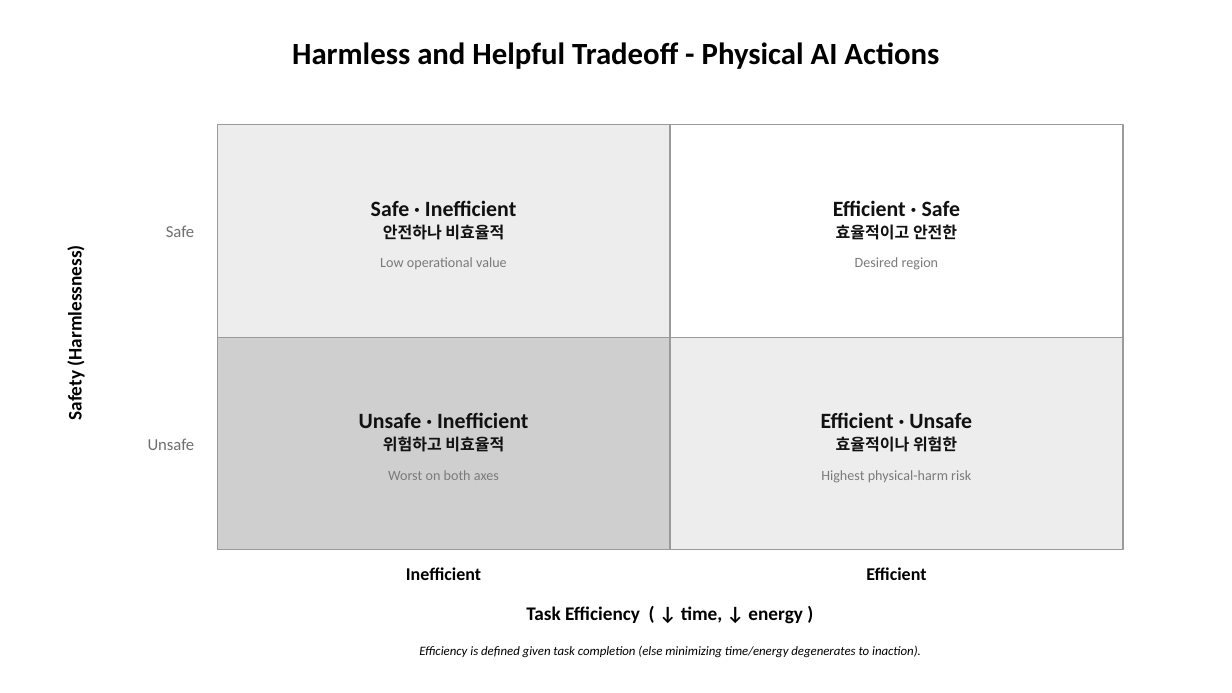
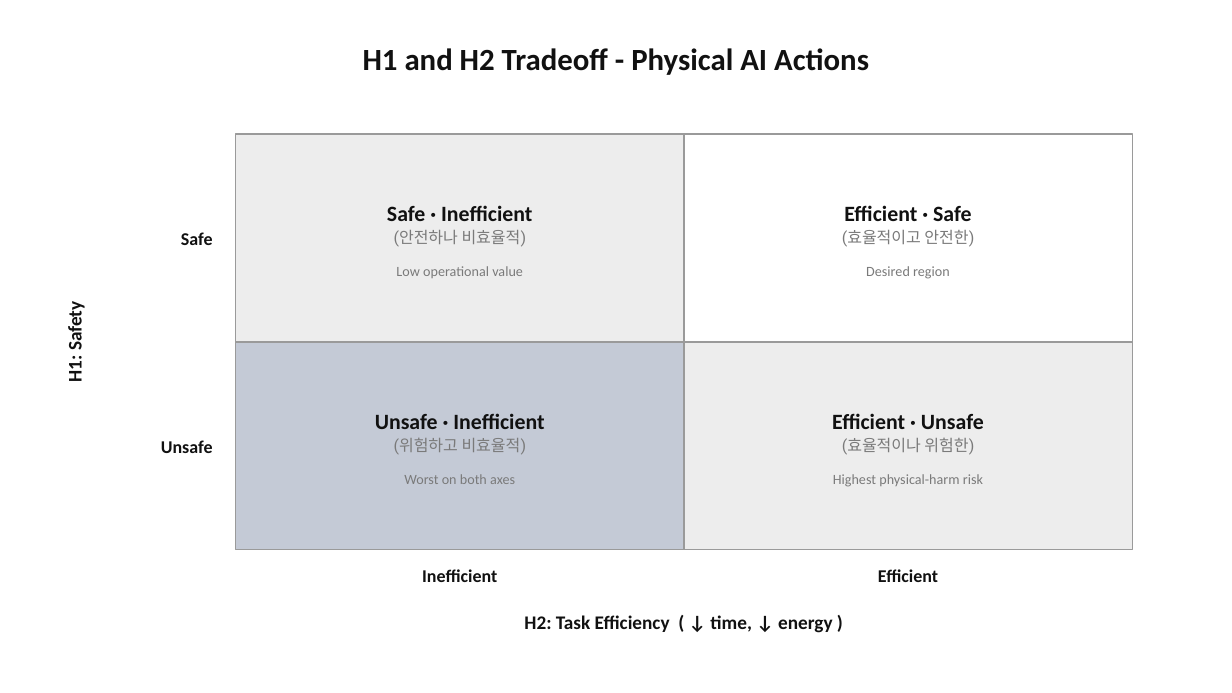
Before and after one commit to deep1003/Physical-AI-Risk-Taxonomy, a slide deck: slide 1 of output/guardrail_matrix.pptx. Drawn at 1232x693 pixels with LibreOffice and Linux fonts; fonts in the diff are those of the drawing. Boxes give left, top, right and bottom in pixels: in the first picture for what was removed or moved away, otherwise in the second. Text is boxed around its words. In the diff, an @@ line names an element or a change of style, - is before the commit and + after.

Commit message:
Finalize H1-H2 trade-off matrix (H1/H2 axis labels, gray parenthesized KR, slate Unsafe-Inefficient cell)

```diff
--- a/output/guardrail_matrix.pptx
+++ b/output/guardrail_matrix.pptx
@@ text at (363,48,869,75): text changed; text colour #000000 to #111111 @@
-Harmless and Helpful Tradeoff - Physical AI Actions
+H1 and H2 Tradeoff - Physical AI Actions
@@ text "Safe" at (181,232,213,245): size 13 to 14 pt, text colour #6F6F6F to #111111, bold on @@
@@ text "Safe": place and size @@
-text "Safe" at (166,225,194,237)
+text "Safe" at (181,232,213,245)
@@ text "Safe · Inefficient": place and size @@
-text "Safe · Inefficient" at (371,200,516,240)
+text "Safe · Inefficient" at (387,205,532,278)
@@ rectangle: place and size @@
-rectangle at (217,125,670,337)
+rectangle at (236,134,684,342)
@@ text "Efficient · Safe": place and size @@
-text "Efficient · Safe" at (833,200,961,240)
+text "Efficient · Safe" at (842,230,974,279)
@@ rectangle: place and size @@
-rectangle at (670,125,1123,337)
+rectangle at (684,134,1132,342)
@@ text at (387,205,532,278): line spacing 1.1 to 1.12 @@
@@ text at (394,230,527,247): text changed; text colour #111111 to #7A7A7A; bold off @@
-안전하나 비효율적
+(안전하나 비효율적)
@@ text at (842,230,974,247): text changed; text colour #111111 to #7A7A7A; bold off @@
-효율적이고 안전한
+(효율적이고 안전한)
@@ text at (866,266,950,279): line spacing 1.1 to 1.12 @@
@@ text at (63,306,86,381): text changed; text colour #000000 to #111111 @@
-Safety (Harmlessness)
+H1: Safety
@@ text "Unsafe": place and size @@
-text "Unsafe" at (148,438,195,450)
+text "Unsafe" at (161,440,213,453)
@@ text "Unsafe" at (161,440,213,453): size 13 to 14 pt, text colour #6F6F6F to #111111, bold on @@
@@ text "Unsafe · Inefficient": place and size @@
-text "Unsafe · Inefficient" at (359,412,528,452)
+text "Unsafe · Inefficient" at (375,413,544,454)
@@ rectangle: place and size @@
-rectangle at (217,337,670,550)
+rectangle at (236,342,684,550)
@@ rectangle at (236,342,684,550): fill #CFCFCF to #C4CAD6 @@
@@ text "Efficient · Unsafe": place and size @@
-text "Efficient · Unsafe" at (821,412,972,452)
+text "Efficient · Unsafe" at (832,413,984,455)
@@ rectangle: place and size @@
-rectangle at (670,337,1123,550)
+rectangle at (684,342,1132,550)
@@ text at (375,413,544,429): line spacing 1.1 to 1.12 @@
@@ text at (832,413,984,429): line spacing 1.1 to 1.12 @@
@@ text at (394,438,527,454): text changed; text colour #111111 to #7A7A7A; bold off @@
-위험하고 비효율적
+(위험하고 비효율적)
@@ text at (842,438,974,455): text changed; text colour #111111 to #7A7A7A; bold off @@
-효율적이나 위험한
+(효율적이나 위험한)
@@ text "Inefficient" at (422,569,497,582): text colour #000000 to #111111 @@
@@ text "Inefficient": place and size @@
-text "Inefficient" at (406,567,481,580)
+text "Inefficient" at (422,569,497,582)
@@ text "Efficient": place and size @@
-text "Efficient" at (866,567,926,580)
+text "Efficient" at (878,569,938,582)
@@ text "Efficient" at (878,569,938,582): text colour #000000 to #111111 @@
@@ text at (524,615,833,633): text changed; text colour #000000 to #111111 @@
-Task Efficiency ( ↓ time, ↓ energy )
+H2: Task Efficiency ( ↓ time, ↓ energy )
@@ text removed at (419,646,921,658) @@
-Efficiency is defined given task completion (else minimizing time/energy degenerates to inaction).
```
Also in this commit, not shown: 5 other files.
